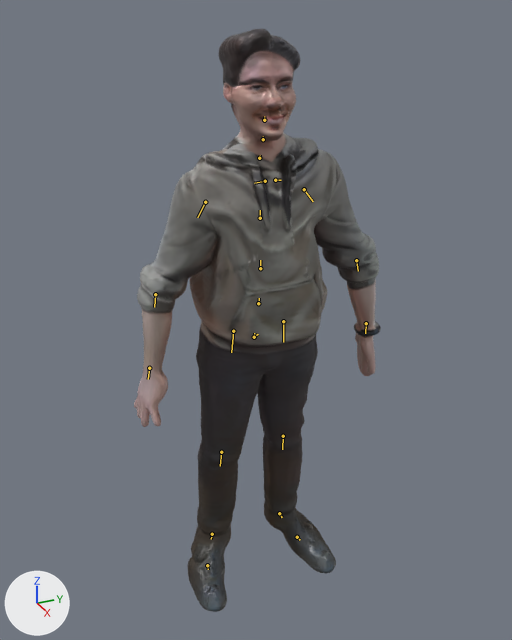
The glTF model OpenGL/resources/bartek/bartek.gltf: old version first, new version second.
Camera for both pictures: a camera (50 mm lens) standing at (12.59, -5.78, 6.83) and looking at (-0.23, -0.01, 0.42). Arrows for +X, +Y and +Z are at lower left; the lights stay in place. Both versions are drawn at frame 59 of the action 'breathing'; the numbers are the values there. The bones that bend it are drawn over the model as lines.

In view in the first picture: 'tripo_node_46ab53d3-a0c8-4fc2-af0e-a3b6700c0830.018'.
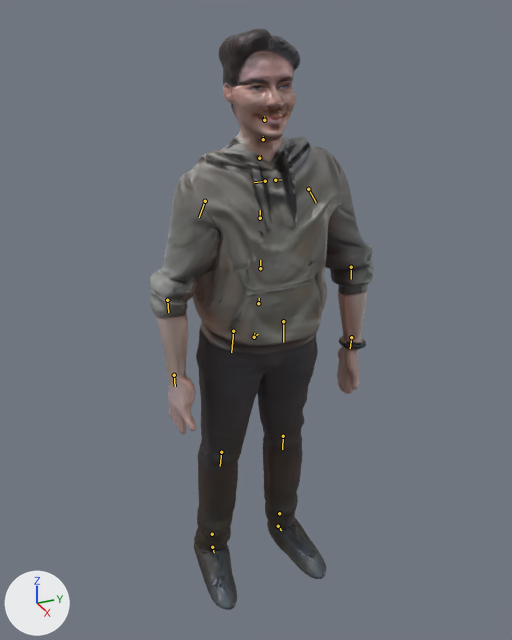
The change in detail:
Bone 'shoulder.L' (bone_shoulder_l) turns from (-13, 7, -1) to (-11, -16, 3) degrees about its own x, y and z.
Bone 'upper_arm.L' (bone_upper_arm_l) moves from (0.005, -0.015, -0.002) to (0.012, -0.011, -0.004).
Bone 'upper_arm.L' (bone_upper_arm_l) turns from (8, 7, -42) to (-6, -5, -65) degrees about its own x, y and z.
Bone 'forearm.L' (bone_forearm_l) turns from (-3, 11, -23) to (-8, 28, -29) degrees about its own x, y and z.
Bone 'hand.L' (bone_hand_l) turns from (2, 0, -6) to (0, 0, -4) degrees about its own x, y and z.
Bone 'shoulder.R' (bone_shoulder_r) turns from (-12, 15, -3) to (-11, 16, -3) degrees about its own x, y and z.
Bone 'upper_arm.R' (bone_upper_arm_r) turns from (-10, 1, 58) to (-6, 5, 65) degrees about its own x, y and z.
Bone 'forearm.R' (bone_forearm_r) turns from (-7, -28, 27) to (-8, -28, 29) degrees about its own x, y and z.
Bone 'hand.R' (bone_hand_r) turns from (-1, 0, 0) to (0, 0, 4) degrees about its own x, y and z.
Bone 'foot.L' (bone_foot_l) turns from (0, 0, 0) to (50, -3, 26) degrees about its own x, y and z.
Bone 'foot.L' (bone_foot_l) is rescaled from (1.0, 1.0, 1.0) to (0.95, 0.57, 1.0).
Bone 'toe.L' (bone_toe_l) turns from (0, 0, 0) to (56, 9, 6) degrees about its own x, y and z.
Bone 'toe.L' (bone_toe_l) is rescaled from (1.0, 1.0, 1.0) to (1.01, 1.51, 1.74).
Bone 'foot.R' (bone_foot_r) turns from (0, 0, 0) to (50, 3, -26) degrees about its own x, y and z.
Bone 'foot.R' (bone_foot_r) is rescaled from (1.0, 1.0, 1.0) to (0.95, 0.57, 1.0).
Bone 'toe.R' (bone_toe_r) turns from (0, 0, 0) to (56, -9, -6) degrees about its own x, y and z.
Bone 'toe.R' (bone_toe_r) is rescaled from (1.0, 1.0, 1.0) to (1.01, 1.51, 1.74).

Where the change shows, as pixel boxes (x1, y1, x2, y2) in the pictures (512 x 640 px):
'tripo_node_46ab53d3-a0c8-4fc2-af0e-a3b6700c0830.018', posed (9% narrower)
    before: (134, 29, 381, 612)
    after: (150, 29, 374, 610)
bone 'shoulder.L', root to tip
    before: (275, 180) to (281, 180)
    after: (275, 180) to (281, 179)
bone 'upper_arm.L', root to tip
    before: (304, 189) to (313, 201)
    after: (308, 189) to (316, 202)
bone 'forearm.L', root to tip
    before: (356, 260) to (358, 271)
    after: (351, 267) to (351, 279)
bone 'hand.L', root to tip
    before: (366, 323) to (365, 333)
    after: (351, 337) to (350, 348)
bone 'shoulder.R', root to tip
    before: (265, 181) to (254, 183)
    after: (265, 181) to (254, 182)
bone 'upper_arm.R', root to tip
    before: (205, 202) to (197, 217)
    after: (205, 201) to (199, 217)
bone 'forearm.R', root to tip
    before: (155, 294) to (154, 307)
    after: (167, 300) to (168, 312)
bone 'hand.R', root to tip
    before: (149, 368) to (148, 379)
    after: (174, 375) to (175, 386)
bone 'foot.L', root to tip
    before: (279, 513) to (282, 517)
    after: (279, 513) to (279, 516)
bone 'toe.L', root to tip
    before: (297, 537) to (300, 540)
    after: (278, 526) to (281, 530)
bone 'foot.R', root to tip
    before: (212, 534) to (211, 539)
    after: (212, 534) to (212, 536)
bone 'toe.R', root to tip
    before: (207, 565) to (208, 569)
    after: (212, 547) to (214, 552)
